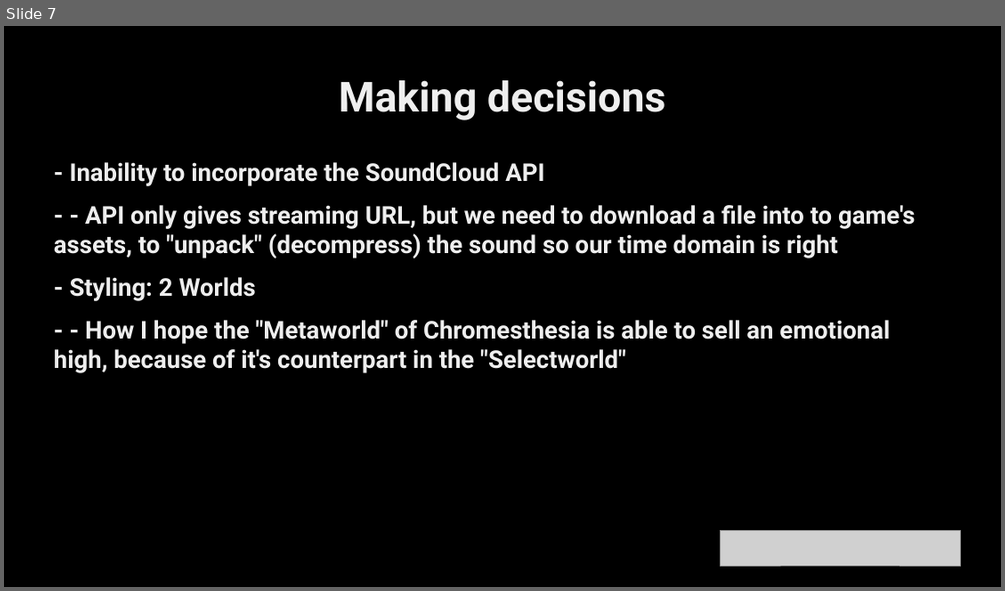
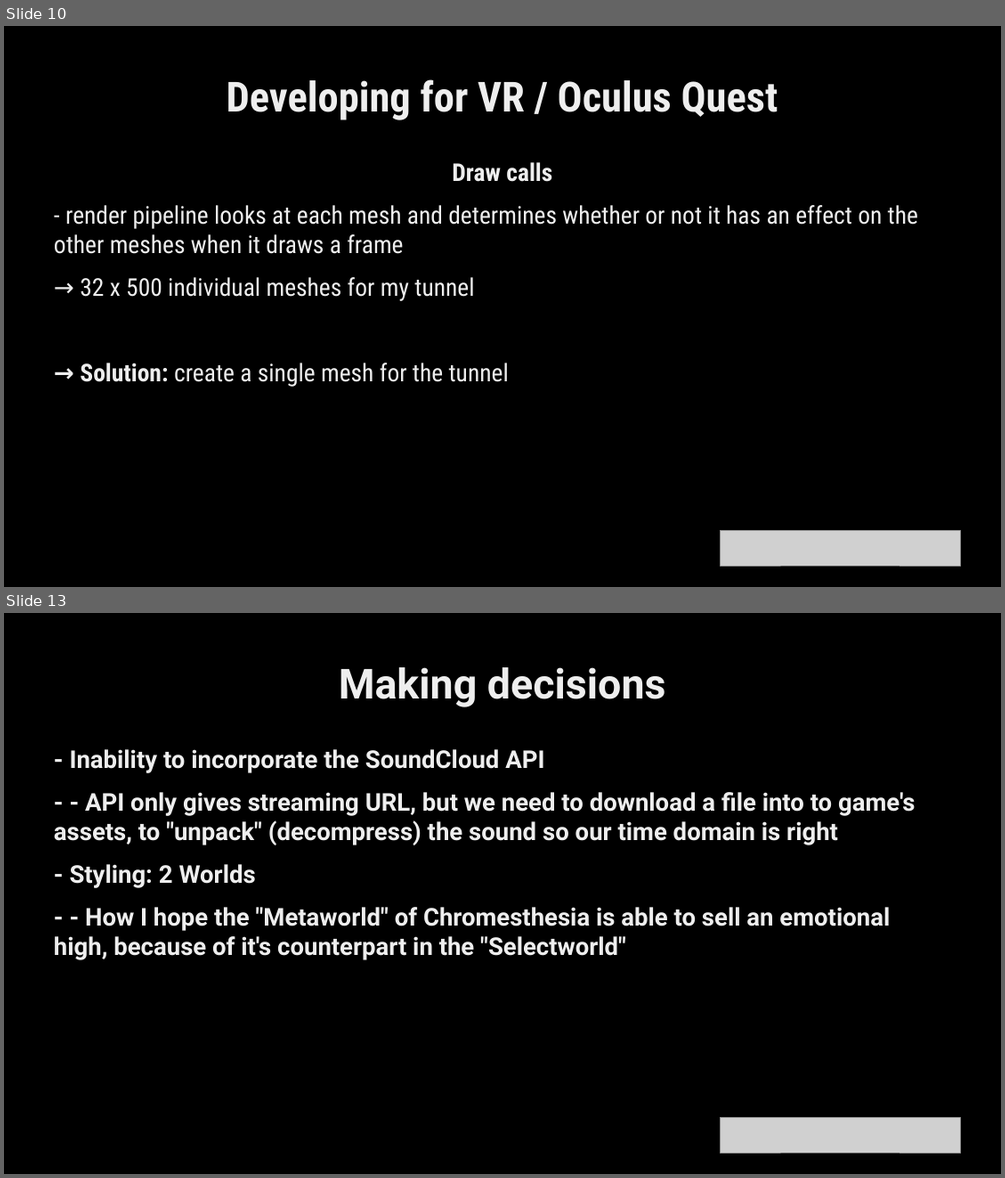
Before and after one commit to etlaM21/Chromesthesia, a slide deck: FINAL_PRESENTATON.odp. Shown one above the other, each under a label of ours: slide 7 before the commit, slides 10 and 13 after it; the slides between them are not shown. The pictures are 1005x591 and 1005x1178 pixels, drawn with LibreOffice and Linux fonts; fonts in the diff are those of the drawing; grey boxes stand for pictures. Boxes give left, top, right and bottom in pixels: in the first picture for what was removed or moved away, otherwise in the second. Text is boxed around its words. In the diff, an @@ line names an element or a change of style, - is before the commit and + after.

```diff
--- a/FINAL_PRESENTATON.odp
+++ b/FINAL_PRESENTATON.odp
@@ slide 10 added at (4, 26, 1001, 587), background #FFFFFF @@
@@ rectangle added at (4, 26, 1001, 587), fill #000000, outline #808080 0 pt @@
@@ title added at (226, 79, 778, 120), 44 pt, text #EEEEEE, bold @@
+Developing for VR / Oculus Quest
@@ text added at (54, 162, 918, 386), 26 pt, text #EEEEEE @@
+Draw calls
+- render pipeline looks at each mesh and determines whether or not it has an effect on the other meshes when it draws a frame
+→ 32 x 500 individual meshes for my tunnel
+→ Solution: create a single mesh for the tunnel
@@ picture added at (720, 530, 960, 565) @@
@@ what was slide 7 is now slide 13 @@
```
Also in this commit, not shown: 2 slides changed, 7 other slides added, 2 slides removed, 2 other files.
